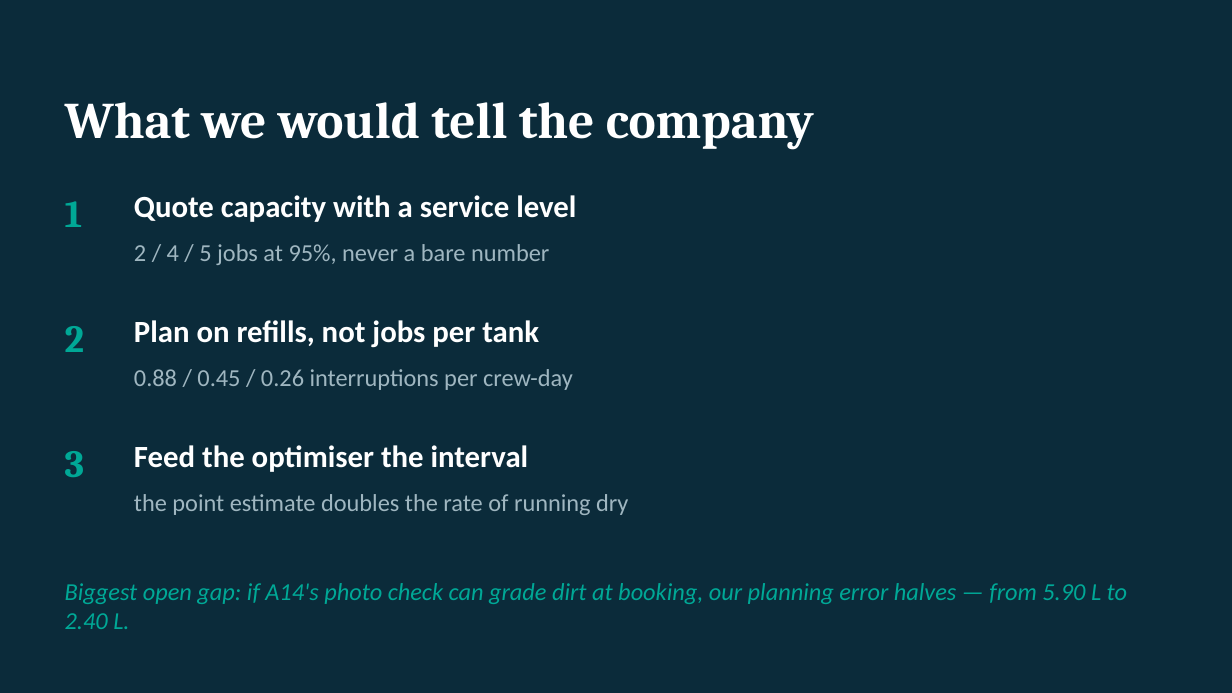
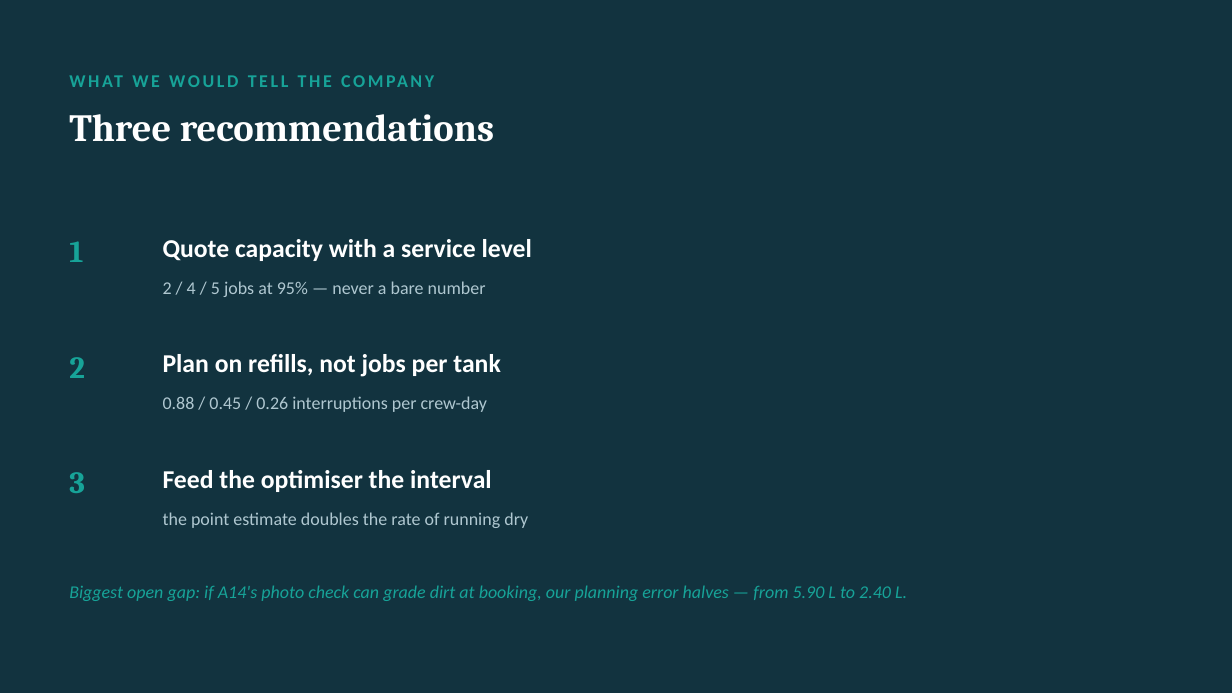
Before and after one commit to namanphogat0003-commits/doorstep-A07-water-supplies, a slide deck: slide 12 of paper/A7_slides.pptx. Drawn at 1232x693 pixels with LibreOffice and Linux fonts; fonts in the diff are those of the drawing. Boxes give left, top, right and bottom in pixels: in the first picture for what was removed or moved away, otherwise in the second. Text is boxed around its words. In the diff, an @@ line names an element or a change of style, - is before the commit and + after.

```diff
--- a/paper/A7_slides.pptx
+++ b/paper/A7_slides.pptx
@@ background #0B2B3A to #12333F @@
@@ text "WHAT WE WOULD TELL THE ..." at box(69, 69, 1163, 97): vertical alignment middle to top @@
@@ text at box(65, 102, 814, 149): text changed; size 40 to 14 pt; font Cambria to Calibri; text colour #FFFFFF to #17A398 @@
-What we would tell the company
+WHAT WE WOULD TELL THE COMPANY
@@ text added at box(69, 114, 494, 142), 30 pt, text #FFFFFF, bold @@
+Three recommendations
@@ size 30 to 24 pt, text colour #00A896 to #17A398; line spacing 1 to 33pt; vertical alignment middle to top in 3 elements at box(69, 472, 85, 493), box(69, 357, 85, 378), box(69, 241, 83, 262) @@
@@ text "1": place and size @@
-text "1" at box(65, 201, 83, 227)
+text "1" at box(69, 241, 83, 262)
@@ size 24 to 20 pt; line spacing 1 to 28pt; vertical alignment middle to top in 3 elements at box(163, 470, 492, 492), box(163, 354, 500, 377), box(163, 239, 532, 261) @@
@@ text "Quote capacity with a service ...": place and size @@
-text "Quote capacity with a service ..." at box(134, 195, 576, 222)
+text "Quote capacity with a service ..." at box(163, 239, 532, 261)
@@ text "2 / 4 / 5 ..." at box(163, 281, 486, 297): vertical alignment middle to top @@
@@ text at box(163, 281, 486, 297): text changed; size 19 to 14 pt; text colour #9FB6C0 to #AFC7D0 @@
-2 / 4 / 5 jobs at 95%, never a bare number
+2 / 4 / 5 jobs at 95% — never a bare number
@@ text "2": place and size @@
-text "2" at box(65, 326, 85, 352)
+text "2" at box(69, 357, 85, 378)
@@ text "Plan on refills, not jobs ...": place and size @@
-text "Plan on refills, not jobs ..." at box(134, 320, 539, 348)
+text "Plan on refills, not jobs ..." at box(163, 354, 500, 377)
@@ text "0.88 / 0.45 / 0.26 ..." at box(163, 396, 487, 412): size 19 to 14 pt, text colour #9FB6C0 to #AFC7D0; line spacing 1 to 19pt; vertical alignment middle to top @@
@@ text "0.88 / 0.45 / 0.26 ...": place and size @@
-text "0.88 / 0.45 / 0.26 ..." at box(134, 369, 573, 390)
+text "0.88 / 0.45 / 0.26 ..." at box(163, 396, 487, 412)
@@ text "3": place and size @@
-text "3" at box(65, 451, 85, 477)
+text "3" at box(69, 472, 85, 493)
@@ text "Feed the optimiser the interval": place and size @@
-text "Feed the optimiser the interval" at box(134, 445, 529, 472)
+text "Feed the optimiser the interval" at box(163, 470, 492, 492)
@@ text "the point estimate doubles the ...": place and size @@
-text "the point estimate doubles the ..." at box(134, 494, 628, 515)
+text "the point estimate doubles the ..." at box(163, 512, 528, 528)
@@ text "the point estimate doubles the ..." at box(163, 512, 528, 528): size 19 to 14 pt, text colour #9FB6C0 to #AFC7D0; line spacing 1 to 19pt; vertical alignment middle to top @@
@@ text "Biggest open gap: if A14's ..." at box(69, 585, 907, 601): size 19 to 14 pt, text colour #00A896 to #17A398; line spacing 1 to 19pt; vertical alignment middle to top @@
```
Also in this commit, not shown: 11 other slides changed, 5 other files.
